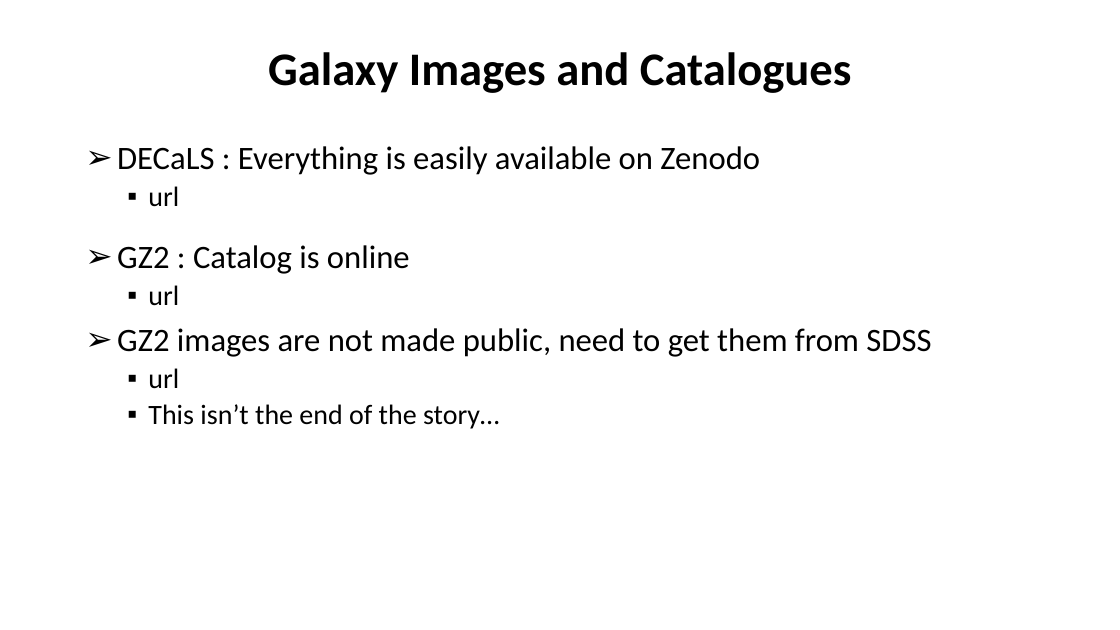
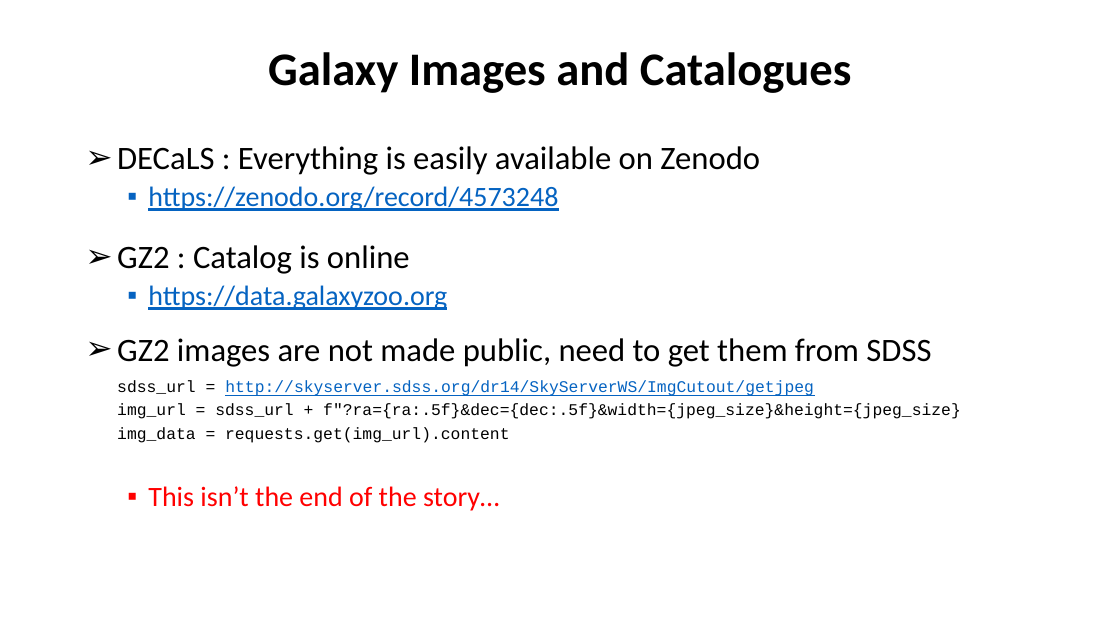
Before and after one commit to colinleach/proj502, a slide deck: slide 9 of project_report/Colin Leach project for ASTR 502.pptx. Drawn at 1120x630 pixels with LibreOffice and Linux fonts; fonts in the diff are those of the drawing. Boxes give left, top, right and bottom in pixels: in the first picture for what was removed or moved away, otherwise in the second. Text is boxed around its words. In the diff, an @@ line names an element or a change of style, - is before the commit and + after.

```diff
--- a/project_report/Colin Leach project for ASTR 502.pptx
+++ b/project_report/Colin Leach project for ASTR 502.pptx
@@ text at (148, 186, 558, 211): text changed; text colour #000000 to #0563C1 @@
-  ▪ url
+  ▪ https://zenodo.org/record/4573248
@@ text at (148, 285, 447, 310): text changed; text colour #000000 to #0563C1 @@
-  ▪ url
+  ▪ https://data.galaxyzoo.org
@@ text at (117, 338, 931, 511): text colour #000000 to #FF0000 in "This isn’t the end of the story…"; more space between paragraphs @@
@@ text added at (117, 380, 961, 443), 14 pt, text #000000 @@
+sdss_url = http://skyserver.sdss.org/dr14/SkyServerWS/ImgCutout/getjpeg
+img_url = sdss_url + f"?ra={ra:.5f}&dec={dec:.5f}&width={jpeg_size}&height={jpeg_size}
+img_data = requests.get(img_url).content
@@ text at (148, 368, 179, 389): paragraph removed @@
-  ▪ url
```
Also in this commit, not shown: 5 other slides changed, 9 other files.
